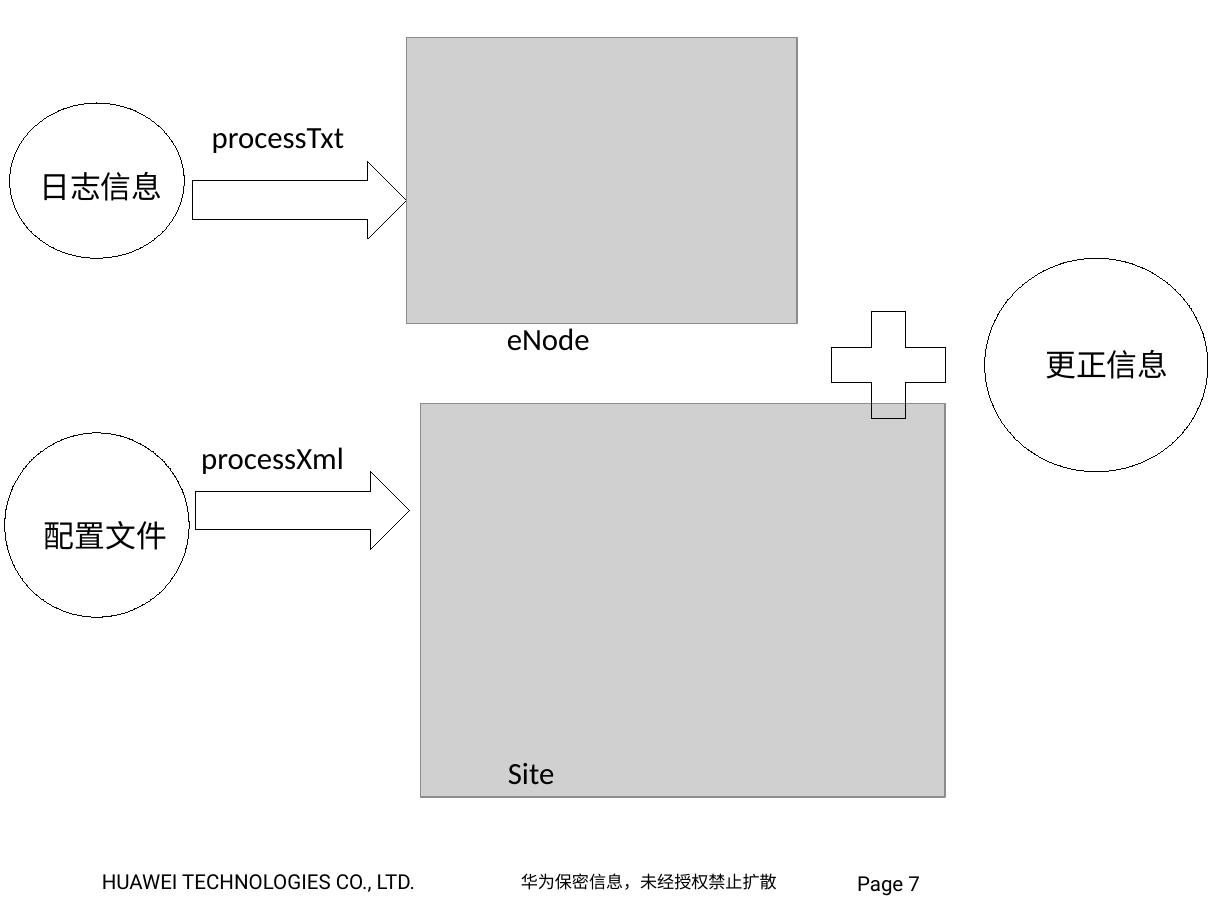
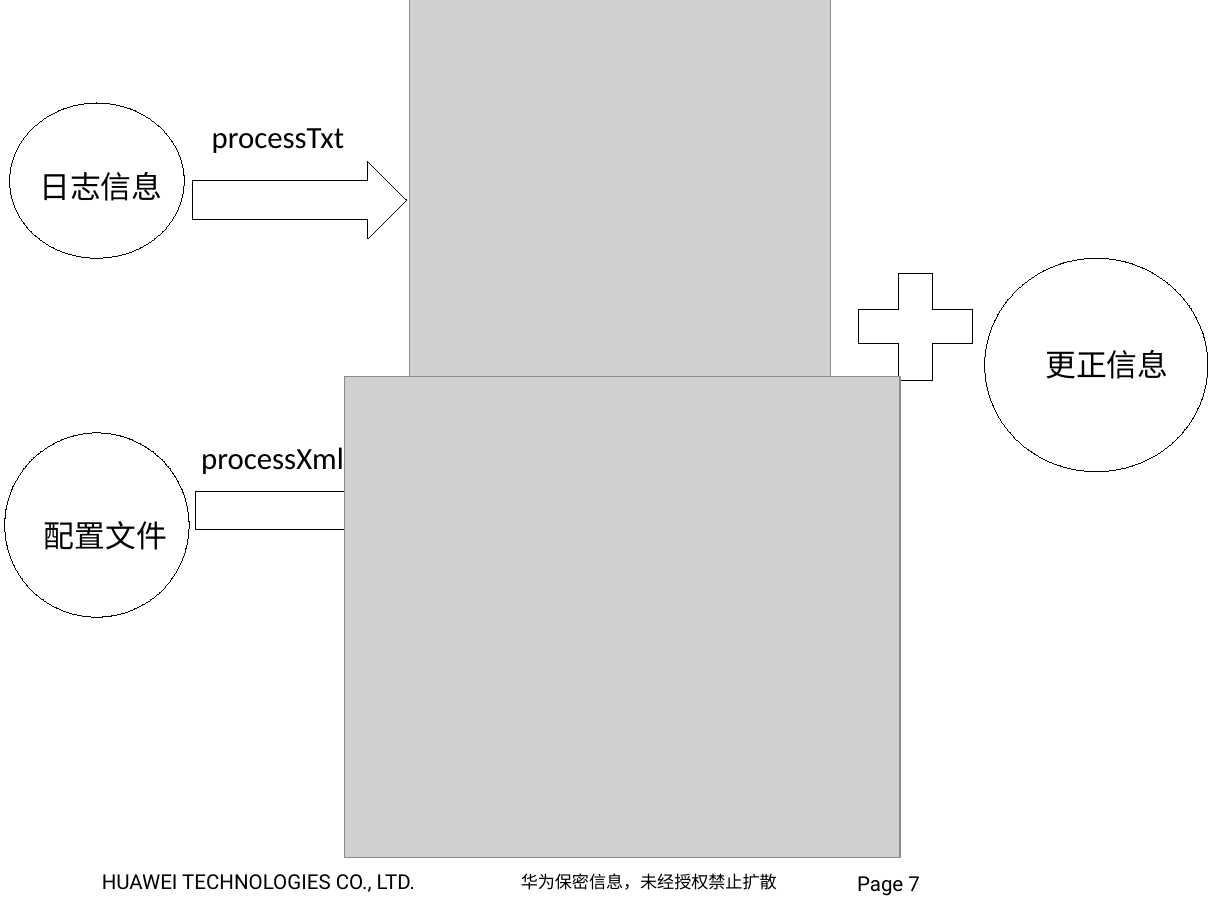
Before and after one commit to jumpjumpdog/Company, a slide deck: slide 7 of LTE产品部实习生转录用答辩模板.pptx. Drawn at 1232x924 pixels with LibreOffice and Linux fonts; fonts in the diff are those of the drawing; grey boxes stand for pictures; background and template pictures are left out. Boxes give left, top, right and bottom in pixels: in the first picture for what was removed or moved away, otherwise in the second. Text is boxed around its words. In the diff, an @@ line names an element or a change of style, - is before the commit and + after.

```diff
--- a/LTE产品部实习生转录用答辩模板.pptx
+++ b/LTE产品部实习生转录用答辩模板.pptx
@@ picture: place and size @@
-picture at [407, 38, 797, 324]
+picture at [409, 0, 830, 382]
@@ plus sign: place and size @@
-plus sign at [811, 292, 966, 437]
+plus sign at [838, 254, 993, 399]
@@ text removed at [507, 328, 590, 351] @@
-eNode
@@ picture: place and size @@
-picture at [420, 404, 945, 797]
+picture at [345, 377, 901, 857]
@@ text removed at [508, 763, 554, 785] @@
-Site
```
Also in this commit, not shown: 1 other slide changed, 2 slides added, 2 slides removed.
